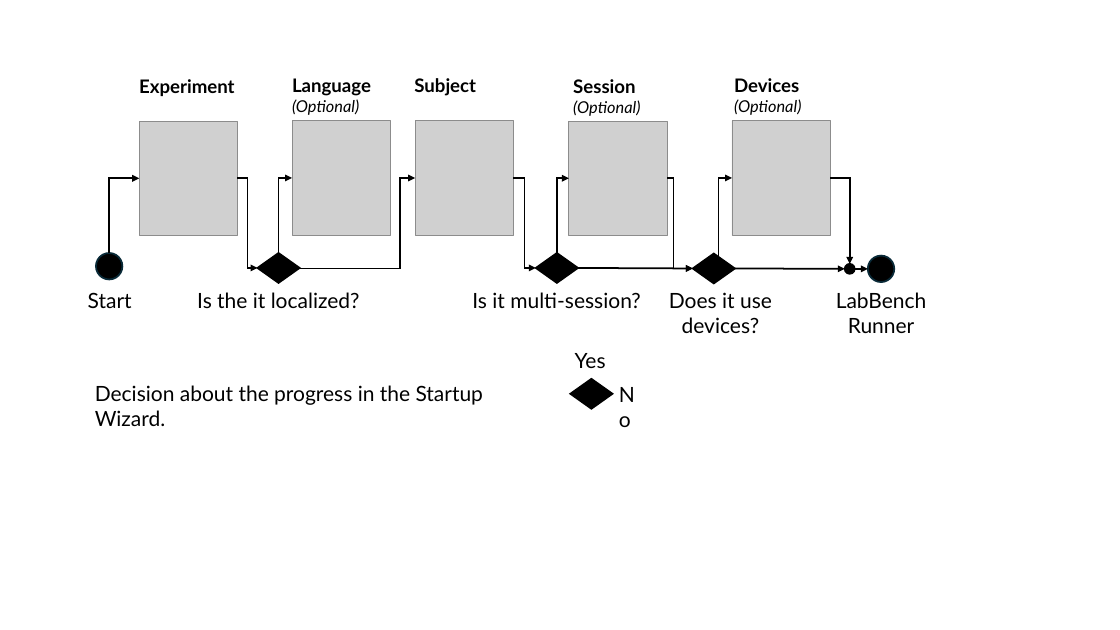
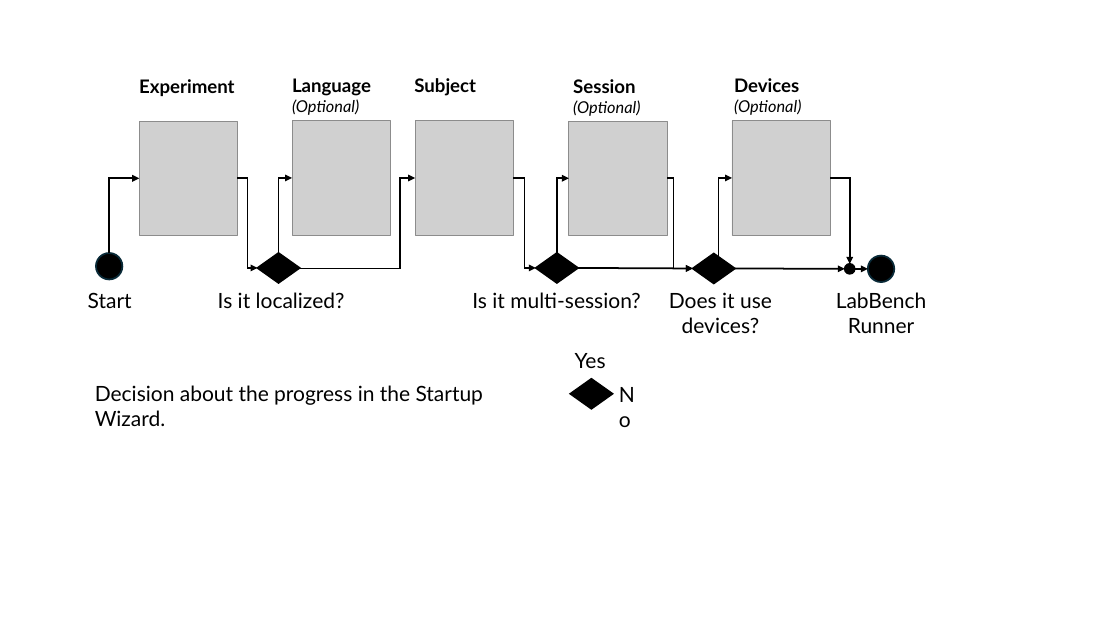
Before and after one commit to LabBench-Society/Protocols, a slide deck: slide 14 of intro.labbench/Illustrations/Illustrations (Introduction to LabBench).pptx. Drawn at 1120x630 pixels with LibreOffice and Linux fonts; fonts in the diff are those of the drawing; grey boxes stand for pictures. Boxes give left, top, right and bottom in pixels: in the first picture for what was removed or moved away, otherwise in the second. Text is boxed around its words. In the diff, an @@ line names an element or a change of style, - is before the commit and + after.

```diff
--- a/intro.labbench/Illustrations/Illustrations (Introduction to LabBench).pptx
+++ b/intro.labbench/Illustrations/Illustrations (Introduction to LabBench).pptx
@@ text at [218, 292, 345, 308]: text changed @@
-Is the it localized?
+Is it localized?
```
Also in this commit, not shown: 1 other slide changed, 1 other file.
